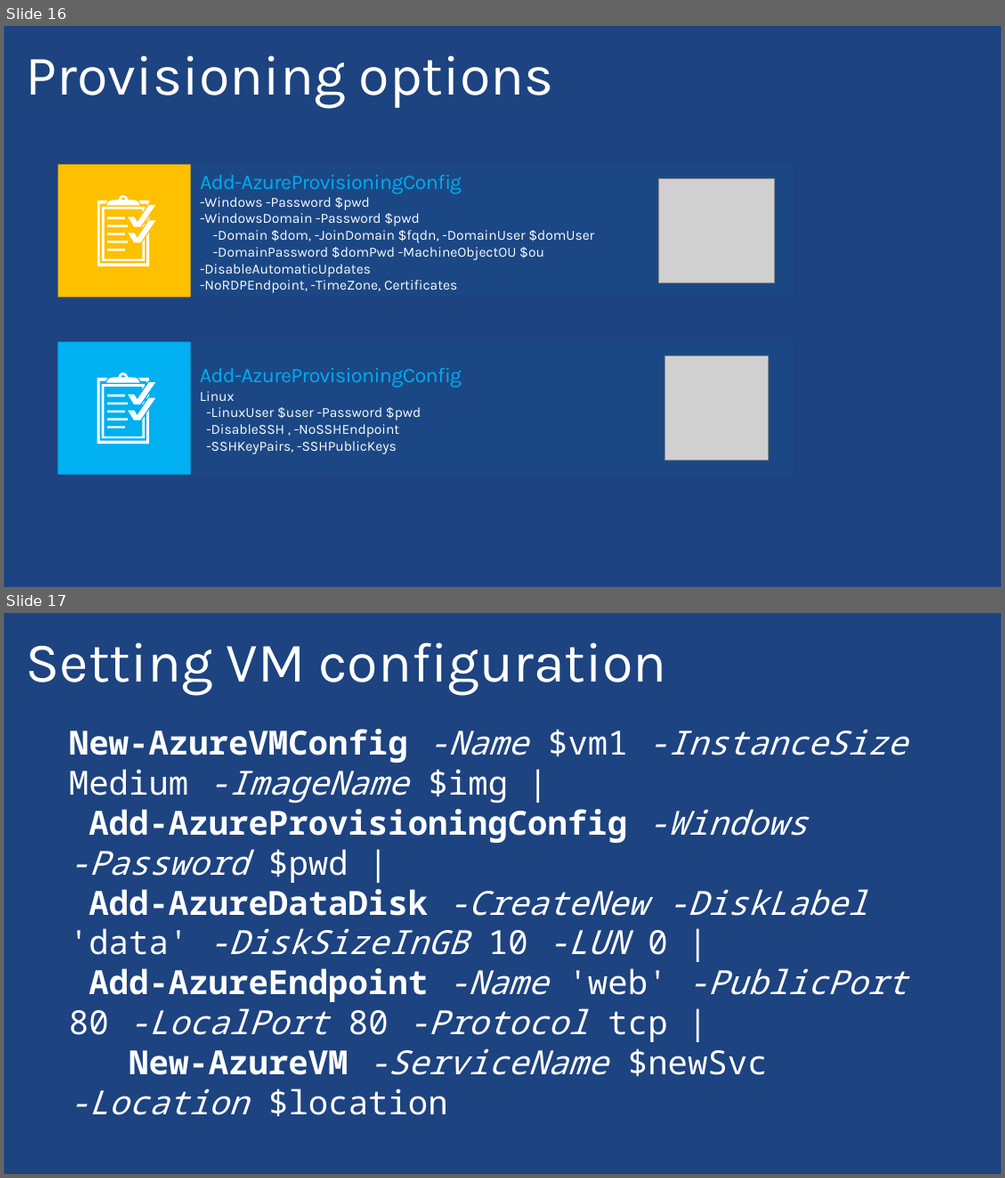
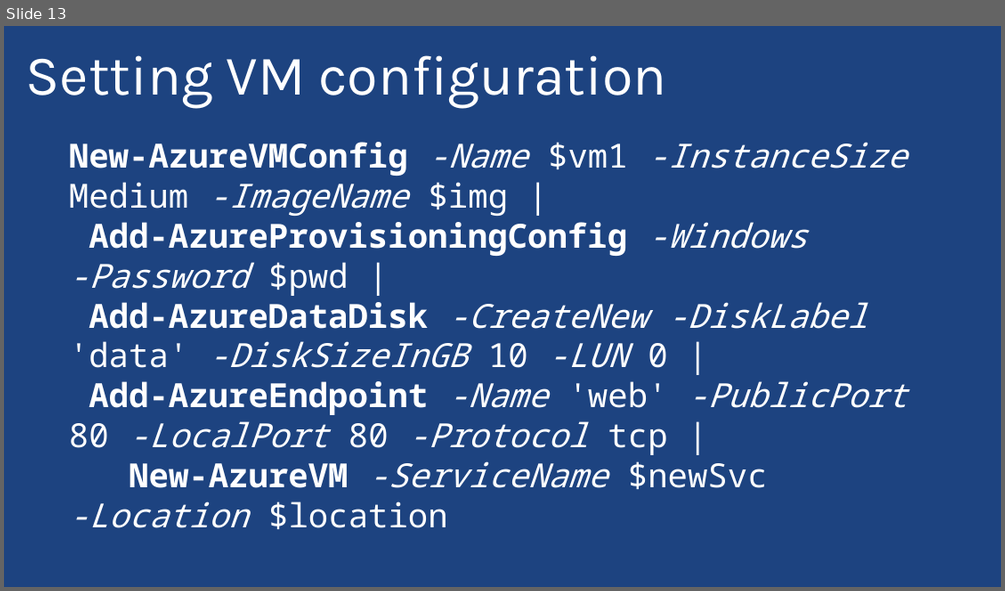
Before and after one commit to PyroJoke/AzureBootcamp2015Kharkiv, a slide deck: Virtual Machines Automated Deployment/Global Azure Bootcamp - Automating Azure VMs with Powershell.pptx. Shown one above the other, each under a label of ours: slides 16 and 17 before the commit, slide 13 after it. The pictures are 1005x1178 and 1005x591 pixels, drawn with LibreOffice and Linux fonts; fonts in the diff are those of the drawing; grey boxes stand for pictures; background and template pictures are left out. Boxes give left, top, right and bottom in pixels: in the first picture for what was removed or moved away, otherwise in the second. Text is boxed around its words. In the diff, an @@ line names an element or a change of style, - is before the commit and + after.

```diff
--- a/Virtual Machines Automated Deployment/Global Azure Bootcamp - Automating Azure VMs with Powershell.pptx
+++ b/Virtual Machines Automated Deployment/Global Azure Bootcamp - Automating Azure VMs with Powershell.pptx
@@ slide 16 removed at [4, 26, 1001, 587], background picture (left out) @@
@@ title removed at [26, 55, 554, 109] @@
-Provisioning options
@@ rectangle removed at [57, 164, 191, 297] @@
@@ text removed at [200, 175, 594, 293] @@
-Add-AzureProvisioningConfig
--Windows -Password $pwd
--WindowsDomain -Password $pwd
--Domain $dom, -JoinDomain $fqdn, -DomainUser $domUser
--DomainPassword $domPwd -MachineObjectOU $ou
--DisableAutomaticUpdates
--NoRDPEndpoint, -TimeZone, Certificates
@@ picture removed at [659, 178, 775, 282] @@
@@ freeform shape removed at [97, 195, 156, 266] @@
@@ rectangle removed at [57, 342, 191, 475] @@
@@ freeform shape removed at [97, 372, 156, 443] @@
@@ text removed at [200, 368, 461, 454] @@
-Add-AzureProvisioningConfig
-Linux
--LinuxUser $user -Password $pwd
--DisableSSH , -NoSSHEndpoint
--SSHKeyPairs, -SSHPublicKeys
@@ picture removed at [664, 356, 769, 459] @@
@@ what was slide 17 is now slide 13 @@
```
Also in this commit, not shown: 15 slides changed, 3 other slides removed, 2 other files.
